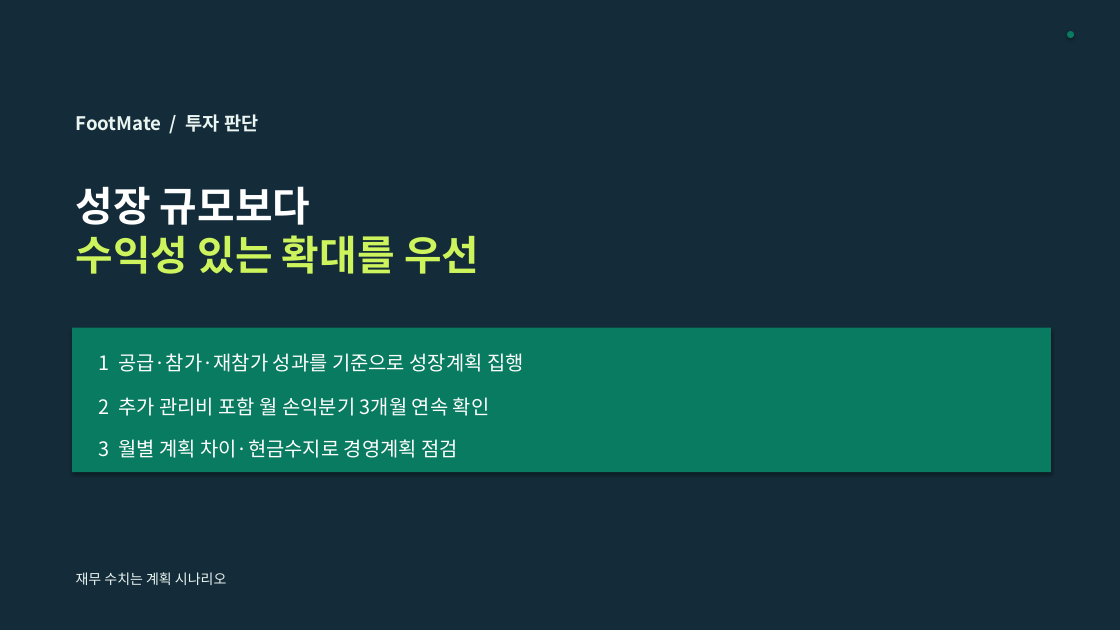
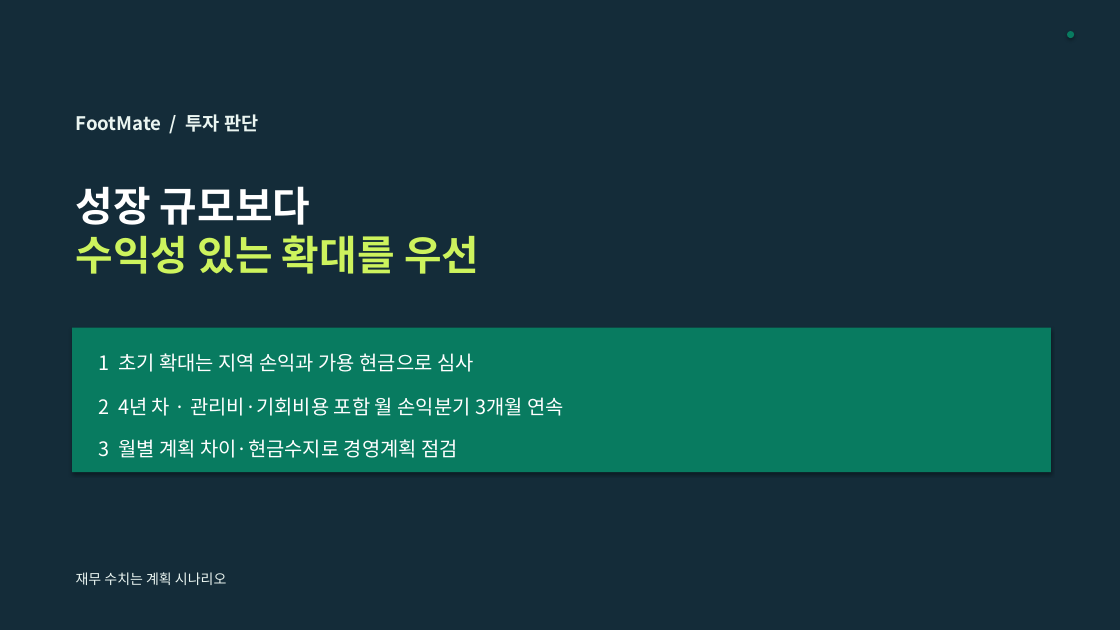
Before and after one commit to dohyunkimmm/footmate-case-study, a slide deck: slide 6 of src/case-study/downloads/footmate_5year_strategy.pptx. Drawn at 1120x630 pixels with LibreOffice and Linux fonts; fonts in the diff are those of the drawing. Boxes give left, top, right and bottom in pixels: in the first picture for what was removed or moved away, otherwise in the second. Text is boxed around its words. In the diff, an @@ line names an element or a change of style, - is before the commit and + after.

```diff
--- a/src/case-study/downloads/footmate_5year_strategy.pptx
+++ b/src/case-study/downloads/footmate_5year_strategy.pptx
@@ text at (98,353,474,372): text changed @@
-1 공급·참가·재참가 성과를 기준으로 성장계획 집행
+1 초기 확대는 지역 손익과 가용 현금으로 심사
@@ text at (98,397,564,416): text changed @@
-2 추가 관리비 포함 월 손익분기 3개월 연속 확인
+2 4년 차 · 관리비·기회비용 포함 월 손익분기 3개월 연속
```
Also in this commit, not shown: 1 other slide changed, 10 other files.
